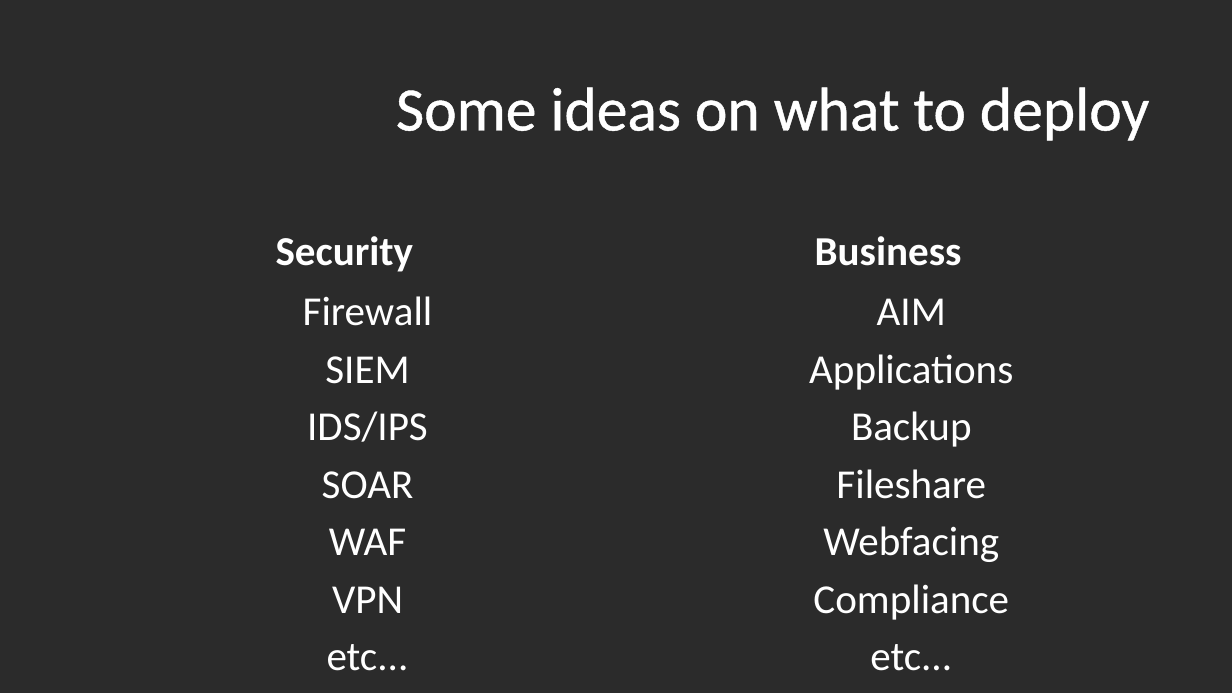
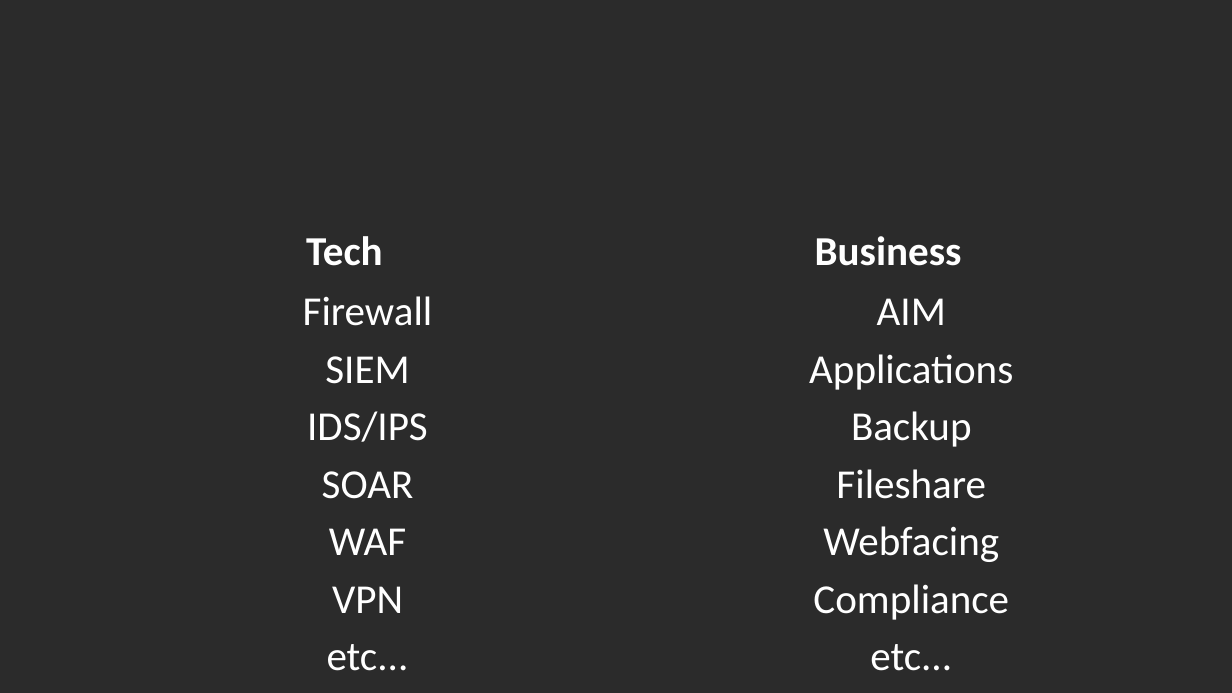
Before and after one commit to sreilly1977/dlh-cyber_security, a slide deck: slide 4 of notes/Security_Infra_Project_For_CS_Academy.odp. Drawn at 1232x693 pixels with LibreOffice and Linux fonts; fonts in the diff are those of the drawing; background and template pictures are left out; a plain dark background stands for a picture behind light text. Boxes give left, top, right and bottom in pixels: in the first picture for what was removed or moved away, otherwise in the second. Text is boxed around its words. In the diff, an @@ line names an element or a change of style, - is before the commit and + after.

```diff
--- a/notes/Security_Infra_Project_For_CS_Academy.odp
+++ b/notes/Security_Infra_Project_For_CS_Academy.odp
@@ title removed at (396, 87, 1149, 141) @@
-Some ideas on what to deploy
@@ text at (306, 236, 383, 266): text changed @@
-Security
+Tech
```
Also in this commit, not shown: 1 other slide changed, 1 slide added.
